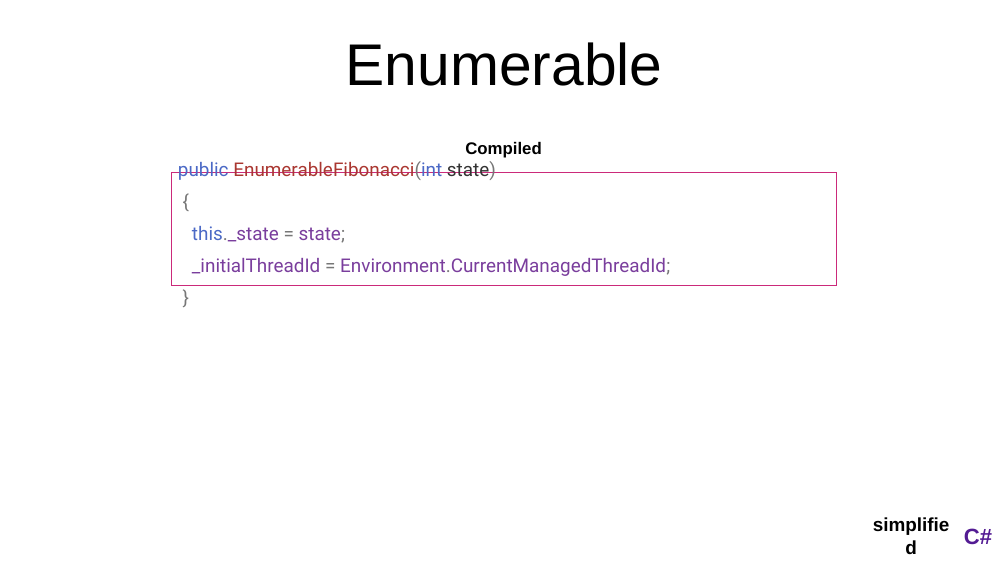
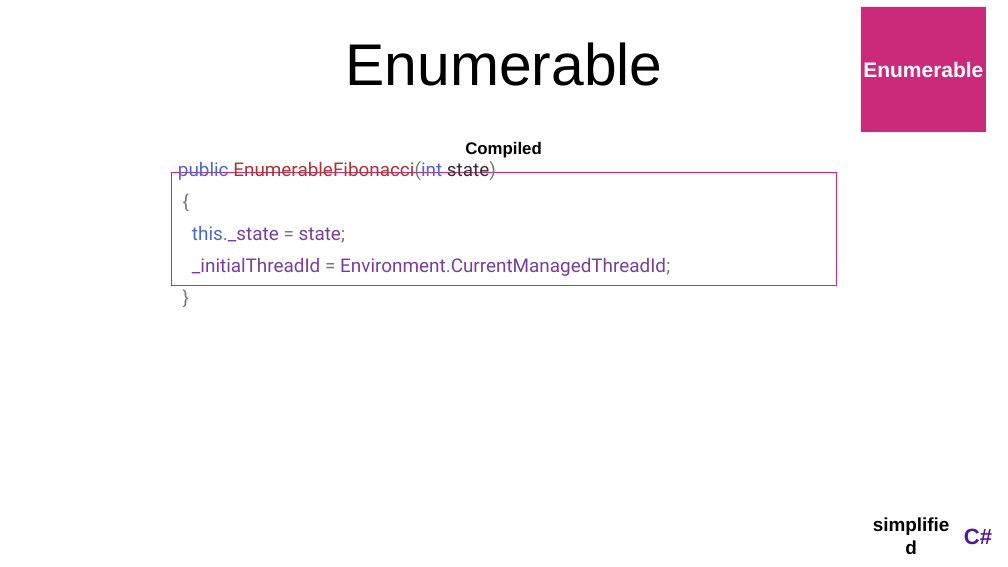
Before and after one commit to MikeMKH/talk-my-compiler-did-what, a slide deck: slide 43 of My Compiler Did What.pptx (slide 42 before the commit). Drawn at 1008x567 pixels with LibreOffice and Linux fonts; fonts in the diff are those of the drawing. Boxes give left, top, right and bottom in pixels: in the first picture for what was removed or moved away, otherwise in the second. Text is boxed around its words. In the diff, an @@ line names an element or a change of style, - is before the commit and + after.

```diff
--- a/My Compiler Did What.pptx
+++ b/My Compiler Did What.pptx
@@ rectangle added at [861,7,986,132], fill #CB2A7A, 40 pt, text #FFFFFF, bold @@
+Enumerable
```
Also in this commit, not shown: 22 other slides changed, 1 slide added, 2 other files.
